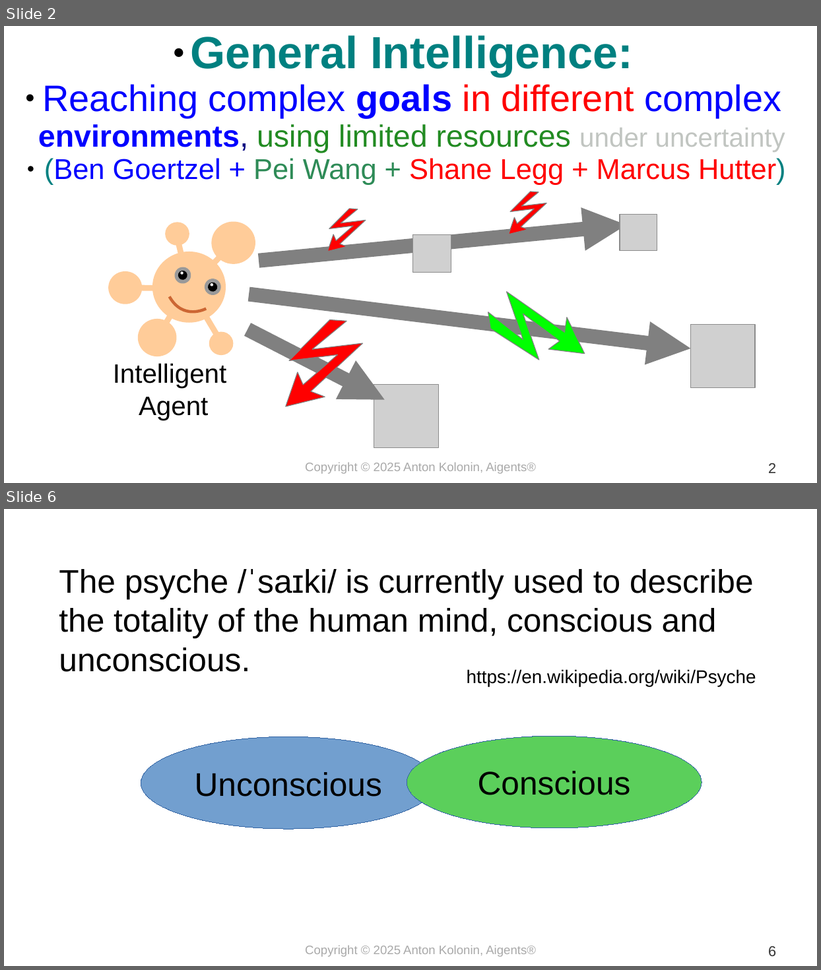
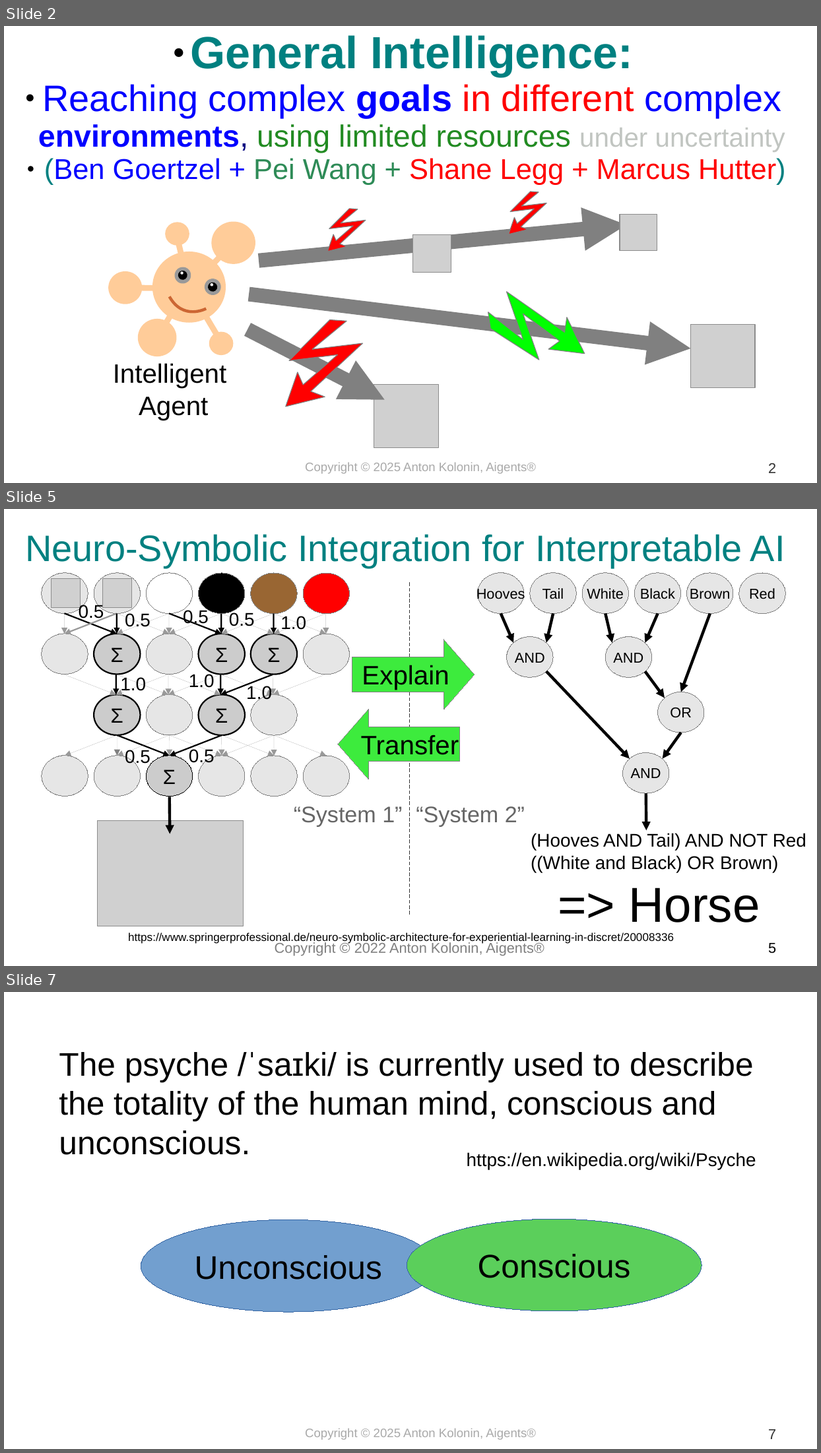
Before and after one commit to aigents/iai, a slide deck: docs/2025/psyche_model_kolonin_en.odp. Shown one above the other, each under a label of ours: slides 2 and 6 before the commit, slides 2, 5 and 7 after it; the slides between them are not shown. The pictures are 821x970 and 821x1453 pixels, drawn with LibreOffice and Linux fonts; fonts in the diff are those of the drawing; grey boxes stand for pictures. Boxes give left, top, right and bottom in pixels: in the first picture for what was removed or moved away, otherwise in the second. Text is boxed around its words. In the diff, an @@ line names an element or a change of style, - is before the commit and + after.

```diff
--- a/docs/2025/psyche_model_kolonin_en.odp
+++ b/docs/2025/psyche_model_kolonin_en.odp
@@ slide 5 added at box(4, 509, 817, 966), background #FFFFFF @@
@@ text added at box(25, 534, 785, 568), 36 pt, text #008080 @@
+Neuro-Symbolic Integration for Interpretable AI
@@ line added from (410, 583) to (410, 915), #333333 0 pt dashed @@
@@ right arrow added at box(352, 640, 474, 709), fill #3DEB3D, outline #808080 0 pt, 26 pt, text #000000 @@
+Explain
@@ group added at box(42, 573, 350, 927): 41 arrows, 22 ellipses, 10 texts, 3 pictures @@
+Σ
+Σ
+Σ
+Σ
+Σ
+Σ
+0.5
+0.5
+1.0
+1.0
+1.0
+0.5
+0.5
+0.5
+0.5
+1.0
@@ right arrow added at box(338, 710, 460, 779), fill #3DEB3D, outline #808080 0 pt, 26 pt, text #000000 @@
+Transfer
@@ group added at box(478, 573, 807, 923): 10 ellipses, 9 arrows, 1 text @@
+Hooves
+Tail
+White
+Black
+Brown
+AND
+AND
+AND
+OR
+Red
+(Hooves AND Tail) AND NOT Red
+((White and Black) OR Brown)
+=> Horse
@@ text added at box(294, 807, 402, 827), 22 pt, text #666666 @@
+“System 1”
@@ text added at box(416, 807, 525, 827), 22 pt, text #666666 @@
+“System 2”
@@ text added at box(128, 933, 674, 944), 11 pt, text #000000 @@
+https://www.springerprofessional.de/neuro-symbolic-architecture-for-experiential-learning-in-discret/20008336
@@ text added at box(275, 941, 545, 956), 14 pt, text #808080 @@
+Copyright © 2022 Anton Kolonin, Aigents®
@@ page number added at box(768, 943, 776, 954), 14 pt, text #000000 @@
+5
@@ what was slide 6 is now slide 7 @@
@@ page number at box(768, 1430, 776, 1439): text changed @@
-6
+7
```
Also in this commit, not shown: 6 slides changed, 1 other file.
